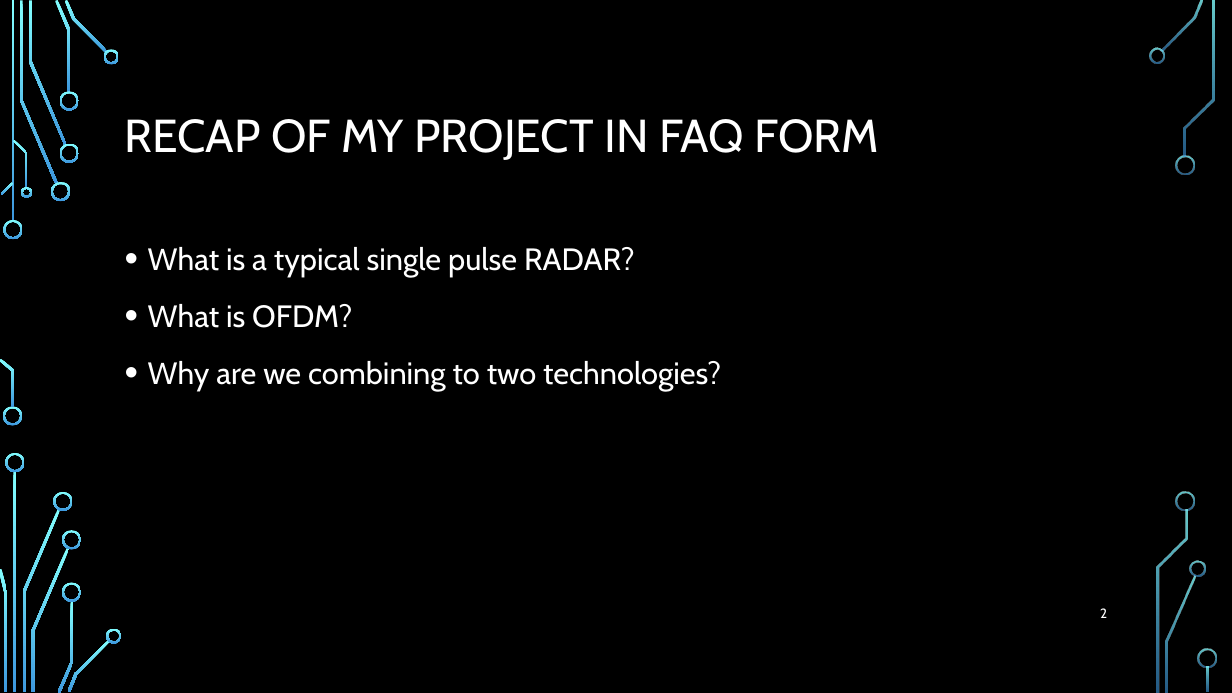
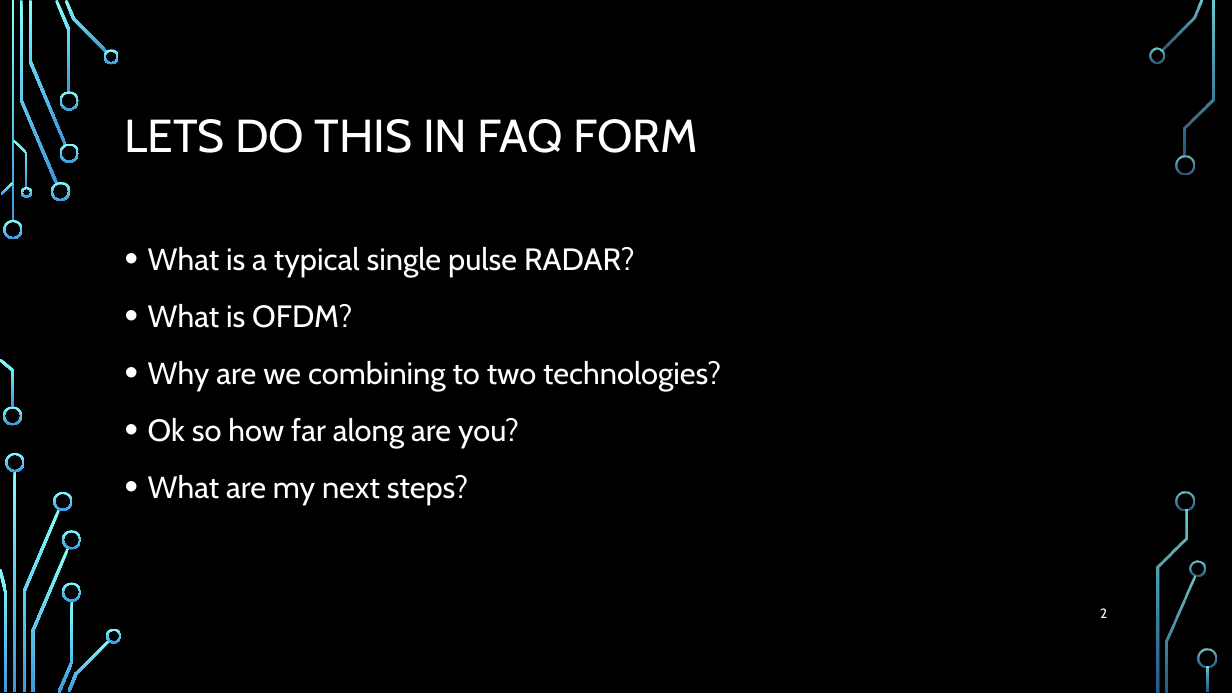
Before and after one commit to roryschram/masters, a slide deck: slide 2 of presentations/rrsg_seminar_4_may_rory_schram.pptx. Drawn at 1232x693 pixels with LibreOffice and Linux fonts; fonts in the diff are those of the drawing; background and template pictures are left out. Boxes give left, top, right and bottom in pixels: in the first picture for what was removed or moved away, otherwise in the second. Text is boxed around its words. In the diff, an @@ line names an element or a change of style, - is before the commit and + after.

```diff
--- a/presentations/rrsg_seminar_4_may_rory_schram.pptx
+++ b/presentations/rrsg_seminar_4_may_rory_schram.pptx
@@ title at bbox=[125, 119, 698, 153]: text changed @@
-RECAP OF MY PROJECT IN FAQ FORM
+LETS DO THIS IN FAQ FORM
@@ text at bbox=[148, 418, 519, 505]: paragraphs added @@
+• Ok so how far along are you?
+• What are my next steps?
```
Also in this commit, not shown: 4 other slides changed, 12 slides added, 1 slide removed, 13 other files.
